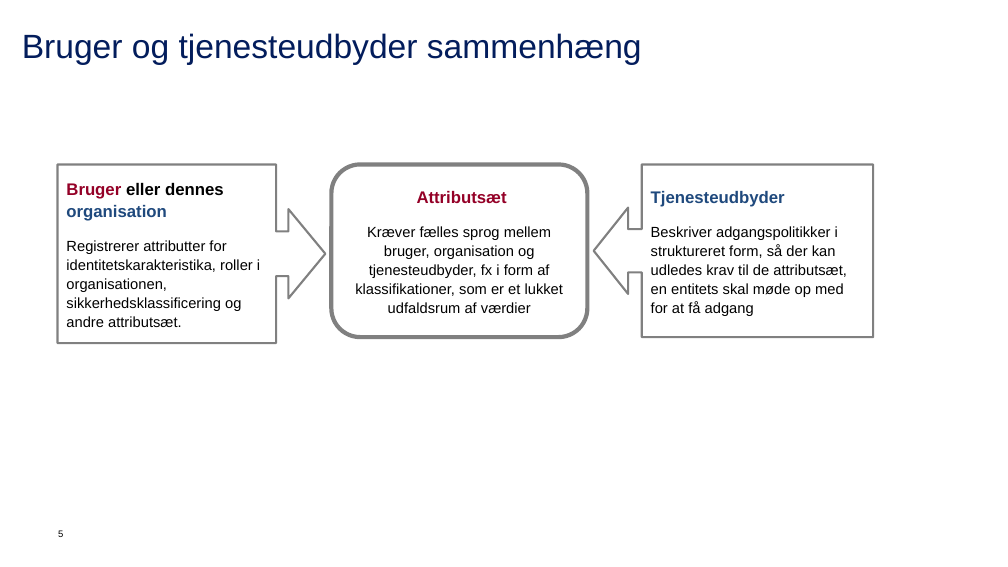
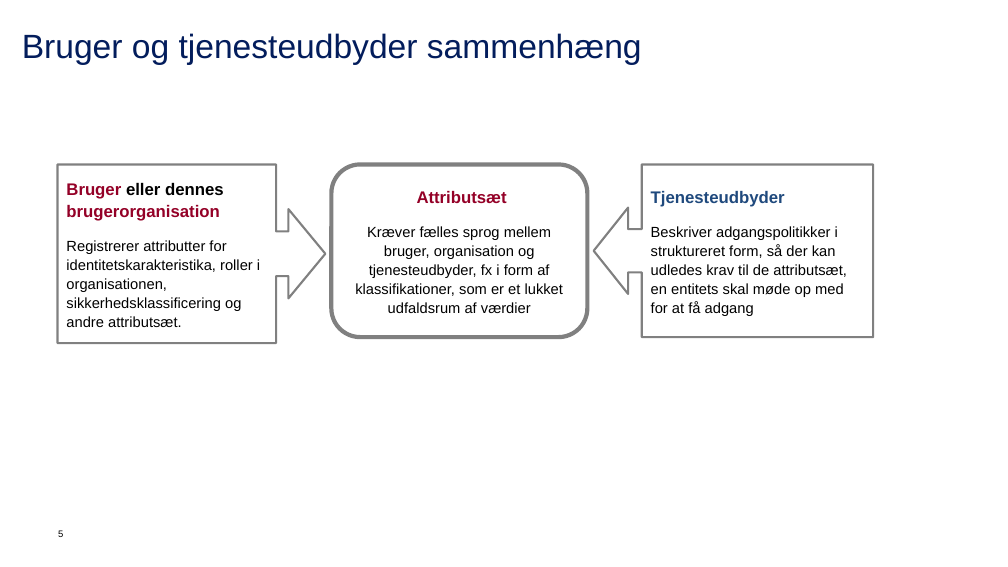
Before and after one commit to digst/trust, a slide deck: slide 5 of Figurer.pptx. Drawn at 1008x567 pixels with LibreOffice and Linux fonts; fonts in the diff are those of the drawing; background and template pictures are left out. Boxes give left, top, right and bottom in pixels: in the first picture for what was removed or moved away, otherwise in the second. Text is boxed around its words. In the diff, an @@ line names an element or a change of style, - is before the commit and + after.

```diff
--- a/Figurer.pptx
+++ b/Figurer.pptx
@@ text in right arrow callout at bbox=[66, 183, 224, 221]: text changed; text colour #1F497D to #940027 @@
-Bruger eller dennes organisation
+Bruger eller dennes brugerorganisation
```
Also in this commit, not shown: 5 other slides changed, 19 other files.
